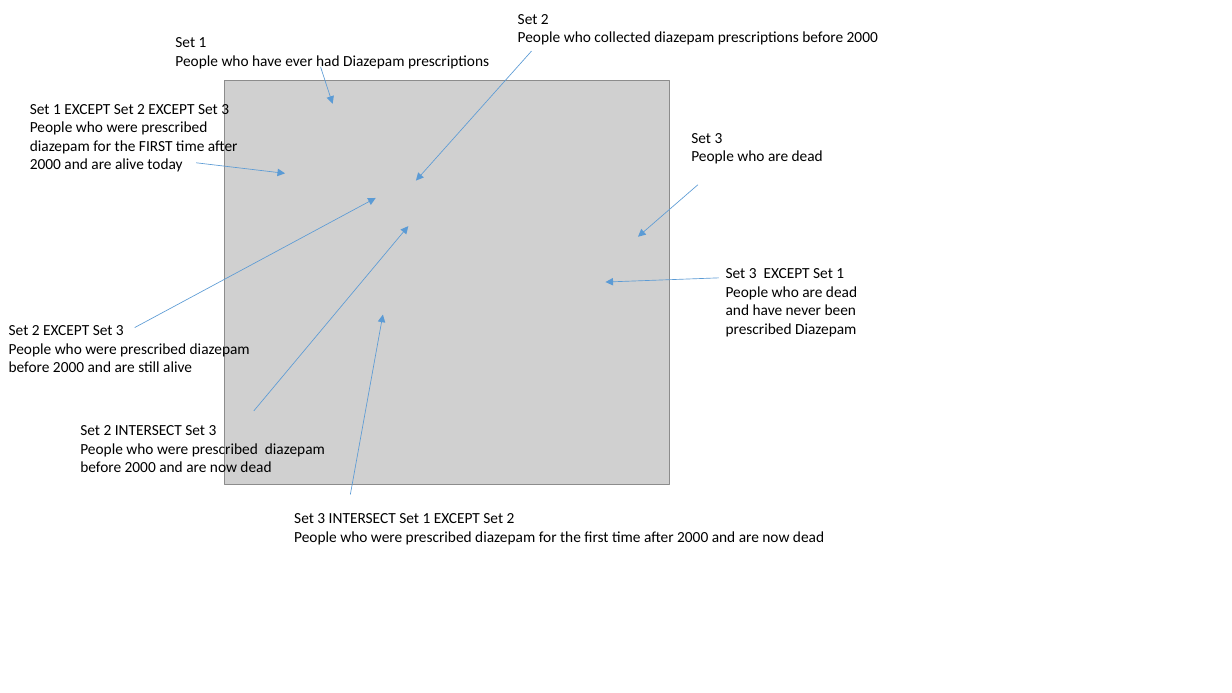
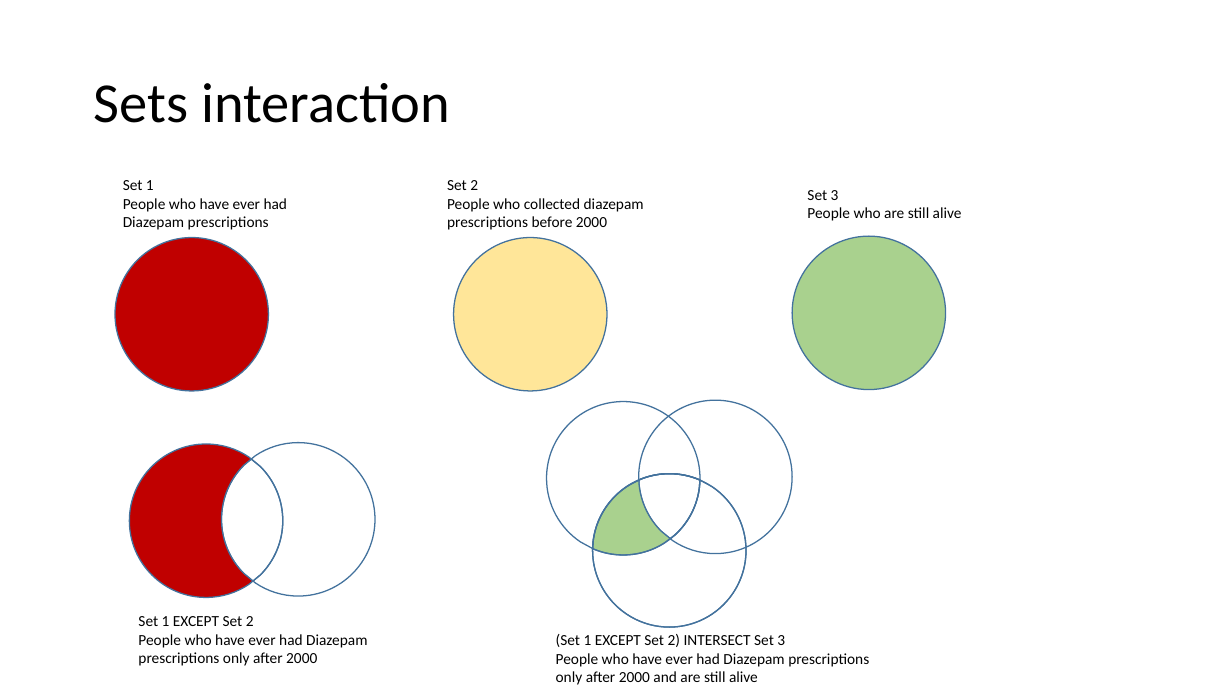
Before and after one commit to HicServices/RDMP, a slide deck: slide 8 of Documentation/Training/CohortBuilder.pptx (slide 6 before the commit). Drawn at 1232x693 pixels with LibreOffice and Linux fonts; fonts in the diff are those of the drawing; grey boxes stand for pictures. Boxes give left, top, right and bottom in pixels: in the first picture for what was removed or moved away, otherwise in the second. Text is boxed around its words. In the diff, an @@ line names an element or a change of style, - is before the commit and + after.

```diff
--- a/Documentation/Training/CohortBuilder.pptx
+++ b/Documentation/Training/CohortBuilder.pptx
@@ arrow removed from (531, 51) to (416, 180) @@
@@ title added at (94,83,450,123), 44 pt, text #000000 @@
+Sets interaction
@@ picture removed at (225,80,669,485) @@
@@ arrow removed from (321, 67) to (333, 104) @@
@@ text "Set 1" rewrapped from (175,37,489,71) to (123,180,288,230) @@
@@ arrow removed from (196, 163) to (286, 174) @@
@@ text "Set 2" rewrapped from (518,14,878,45) to (447,180,644,230) @@
@@ arrow removed from (135, 328) to (376, 198) @@
@@ arrow removed from (698, 185) to (638, 237) @@
@@ text "Set 3": place and size @@
-text "Set 3" at (691,133,823,164)
+text "Set 3" at (807,190,962,221)
@@ text at (807,207,962,221): text changed @@
-People who are dead
+People who are still alive
@@ ellipse added at (116,238,269,391), fill #C00000, outline #43739E 1 pt @@
@@ arrow removed from (254, 411) to (409, 226) @@
@@ ellipse added at (454,238,607,391), fill #FFE699, outline #43739E 1 pt @@
@@ ellipse added at (792,237,945,390), fill #A9D18E, outline #43739E 1 pt @@
@@ text removed at (726,268,857,337) @@
-Set 3 EXCEPT Set 1
-People who are dead and have never been prescribed Diazepam
@@ arrow removed from (719, 278) to (605, 282) @@
@@ text removed at (9,325,250,372) @@
-Set 2 EXCEPT Set 3
-People who were prescribed diazepam before 2000 and are still alive
@@ arrow removed from (350, 494) to (383, 314) @@
@@ text removed at (80,425,325,477) @@
-Set 2 INTERSECT Set 3
-People who were prescribed diazepam before 2000 and are now dead
@@ freeform shape added at (129,445,253,598), fill #C00000, outline #43739E 1 pt @@
@@ freeform shape added at (251,443,375,596), outline #43739E 1 pt @@
@@ freeform shape added at (222,459,283,581), outline #43739E 1 pt @@
@@ group added at (547,400,792,628): 5 freeform shapes, 1 ellipse @@
@@ text removed at (294,513,824,545) @@
-Set 3 INTERSECT Set 1 EXCEPT Set 2
-People who were prescribed diazepam for the first time after 2000 and are now dead
@@ text added at (138,616,367,666), 12 pt, text #000000 @@
+Set 1 EXCEPT Set 2
+People who have ever had Diazepam prescriptions only after 2000
@@ text at (556,634,869,685): text changed @@
-Set 1 EXCEPT Set 2 EXCEPT Set 3
-People who were prescribed diazepam for the FIRST time after 2000 and are alive today
+(Set 1 EXCEPT Set 2) INTERSECT Set 3
+People who have ever had Diazepam prescriptions only after 2000 and are still alive
```
Also in this commit, not shown: 1 other slide changed, 5 slides added, 13 slides removed.
